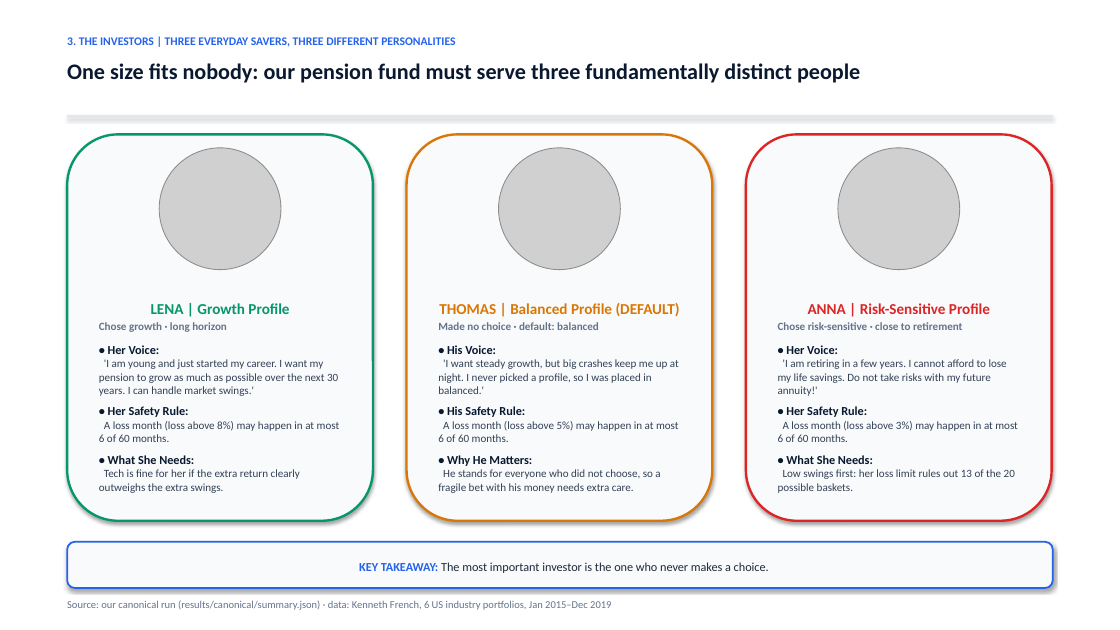
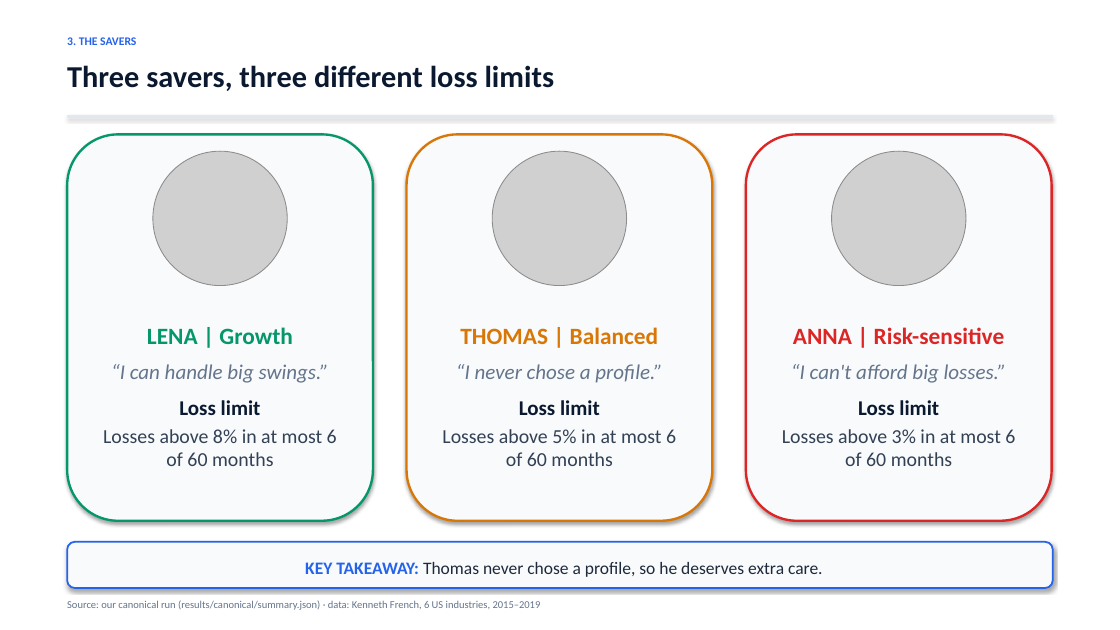
Before and after one commit to jonas221101/quantum-hackathon-finance, a slide deck: slide 13 of docs/deck/MBB_Pitch_Presentation_reviewed.pptx. Drawn at 1120x630 pixels with LibreOffice and Linux fonts; fonts in the diff are those of the drawing; grey boxes stand for pictures. Boxes give left, top, right and bottom in pixels: in the first picture for what was removed or moved away, otherwise in the second. Text is boxed around its words. In the diff, an @@ line names an element or a change of style, - is before the commit and + after.

```diff
--- a/docs/deck/MBB_Pitch_Presentation_reviewed.pptx
+++ b/docs/deck/MBB_Pitch_Presentation_reviewed.pptx
@@ text at [67,37,136,45]: text changed @@
-3. THE INVESTORS | THREE EVERYDAY SAVERS, THREE DIFFERENT PERSONALITIES
+3. THE SAVERS
@@ text at [67,65,555,91]: text changed; size 19 to 26 pt @@
-One size fits nobody: our pension fund must serve three fundamentally distinct people
+Three savers, three different loss limits
@@ vertical alignment bottom to top in 3 elements at [67,134,373,521], [407,134,712,521], [746,134,1052,521] @@
@@ picture: place and size @@
-picture at [160,148,281,270]
+picture at [153,151,287,286]
@@ picture: place and size @@
-picture at [498,148,620,270]
+picture at [492,151,627,286]
@@ picture: place and size @@
-picture at [838,148,960,270]
+picture at [832,151,966,286]
@@ text in rounded rectangle at [103,327,337,466]: text changed; size 9.5 to 17 pt @@
-LENA | Growth Profile
-Chose growth · long horizon
-• Her Voice:
-'I am young and just started my career. I want my pension to grow as much as possible over the next 30 years. I can handle market swings.'
-• Her Safety Rule:
-A loss month (loss above 8%) may happen in at most 6 of 60 months.
-• What She Needs:
-Tech is fine for her if the extra return clearly outweighs the extra swings.
+LENA | Growth
+“I can handle big swings.”
+Loss limit
+Losses above 8% in at most 6 of 60 months
@@ text in rounded rectangle at [442,327,676,466]: text changed; size 9.5 to 17 pt @@
-THOMAS | Balanced Profile (DEFAULT)
-Made no choice · default: balanced
-• His Voice:
-'I want steady growth, but big crashes keep me up at night. I never picked a profile, so I was placed in balanced.'
-• His Safety Rule:
-A loss month (loss above 5%) may happen in at most 6 of 60 months.
-• Why He Matters:
-He stands for everyone who did not choose, so a fragile bet with his money needs extra care.
+THOMAS | Balanced
+“I never chose a profile.”
+Loss limit
+Losses above 5% in at most 6 of 60 months
@@ text in rounded rectangle at [782,327,1015,466]: text changed; size 9.5 to 18 pt @@
-ANNA | Risk-Sensitive Profile
-Chose risk-sensitive · close to retirement
-• Her Voice:
-'I am retiring in a few years. I cannot afford to lose my life savings. Do not take risks with my future annuity!'
-• Her Safety Rule:
-A loss month (loss above 3%) may happen in at most 6 of 60 months.
-• What She Needs:
-Low swings first: her loss limit rules out 13 of the 20 possible baskets.
+ANNA | Risk-sensitive
+“I can't afford big losses.”
+Loss limit
+Losses above 3% in at most 6 of 60 months
@@ text in rounded rectangle at [305,562,823,577]: text changed; size 10.5 to 15 pt @@
-KEY TAKEAWAY: The most important investor is the one who never makes a choice.
+KEY TAKEAWAY: Thomas never chose a profile, so he deserves extra care.
@@ text at [67,600,541,610]: text changed @@
-Source: our canonical run (results/canonical/summary.json) · data: Kenneth French, 6 US industry portfolios, Jan 2015–Dec 2019
+Source: our canonical run (results/canonical/summary.json) · data: Kenneth French, 6 US industries, 2015–2019
```
Also in this commit, not shown: 13 other slides changed, 1 other file.
